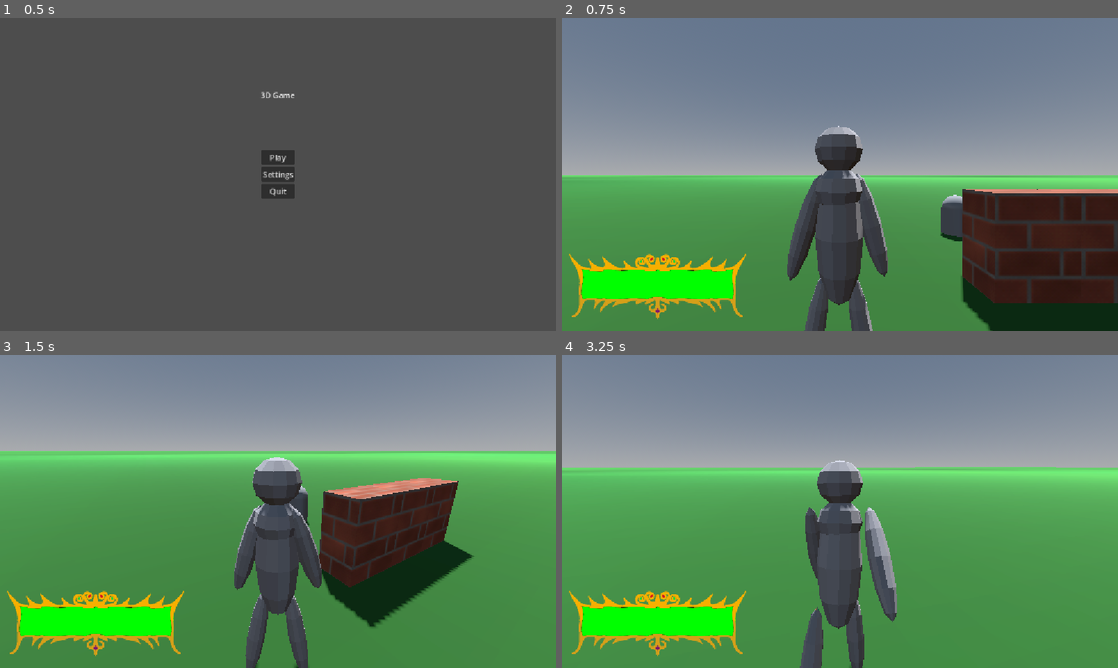
Above: before the commit, frames 1-4 (two rows, left to right).
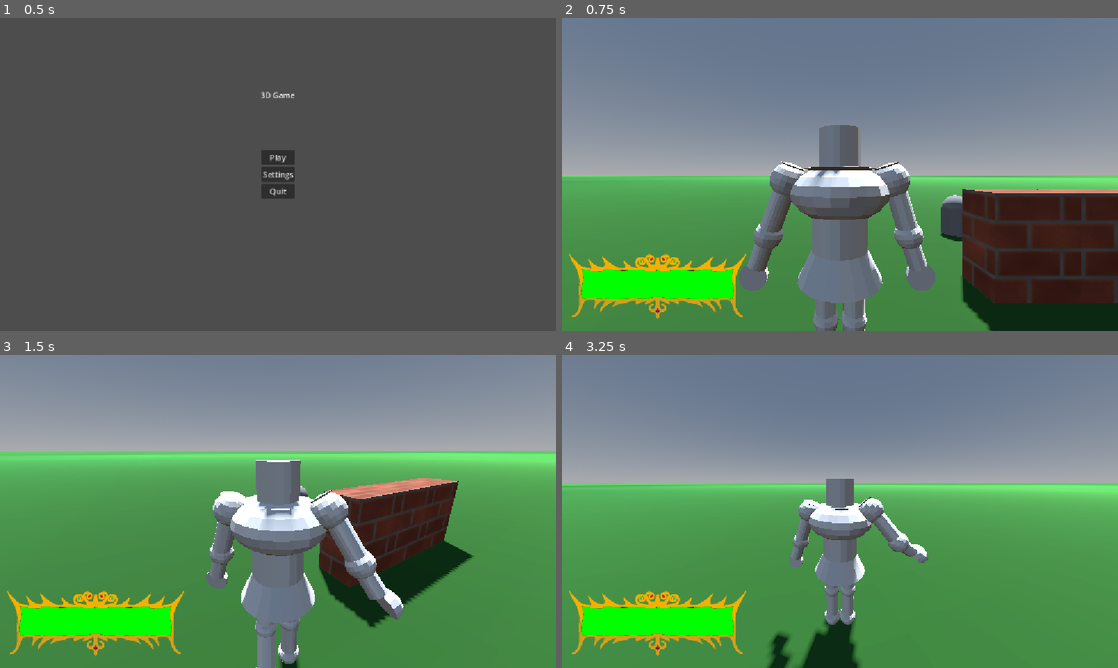
Above: after the commit, the same moments.

Repository: AttilaB-7299/3d-game
Game: Godot game, scene res://UI/Menu/main_menu.tscn
The game is run twice, just before and just after one commit, with the same random seed, the same clock (stepped at 60 frames per second) and the same inputs.
Inputs (mouse positions are in pixels of both pictures, inside the frame that each line leads up to):
- Up to frame 1 (0.5 s): no input
- Up to frame 2 (0.75 s): click "Play" at 0.5 s
- Up to frame 3 (1.5 s): tap Enter at 1.25 s; move the mouse to (305, 511) at 1.27 s; hold W (move forward) from 1.28 s (still down); click (305, 511) at 1.35 s
- Up to frame 4 (3.25 s): keep holding W (move forward); tap Space (jump) at 1.52, 2.27 s; move the mouse to (812, 511) at 2.02 s; click (812, 511) at 2.1 s; move the mouse to (851, 505) at 2.77 s; hold Shift (sprint) from 2.78 s (still down); click (851, 505) at 3.05 s

Frame 1 is identical in both runs. In frame 2, 11% of the frame differs, in the area x 31-68%, y 34-100%; in frame 3, 11%; in frame 4, 16%, in the area x 0-100%, y 28-100%.

Commit message:
changed player model and anims

Diff:
--- a/Models/Player/Player.tscn
+++ b/Models/Player/Player.tscn
@@ -2,8 +2,8 @@
 
 [ext_resource type="Script" uid="uid://bwhlp01lh32cj" path="res://Models/Player/player.gd" id="1_s0eop"]
 [ext_resource type="PackedScene" uid="uid://68swgx1edd4w" path="res://Scenes/killzone.tscn" id="2_xd66b"]
-[ext_resource type="PackedScene" uid="uid://bpqp0tjps22a" path="res://Models/Player/character.gltf" id="4_ijhft"]
 [ext_resource type="Script" uid="uid://i5md25ocnwgk" path="res://Scripts/camera_3d.gd" id="4_ude3g"]
+[ext_resource type="PackedScene" uid="uid://p3nbr81drdbc" path="res://Models/Player/KnightUnarmed.gltf" id="4_xd66b"]
 [ext_resource type="Script" uid="uid://pdpy5pvns4i1" path="res://Scripts/player_modeled.gd" id="5_5m70n"]
 
 [sub_resource type="BoxShape3D" id="BoxShape3D_8qdug"]
@@ -38,5 +38,6 @@
 transform = Transform3D(1, 0, 0, 0, 1, 0, 0, 0, 1, 0, 0.82348347, 0.9941026)
 script = ExtResource("4_ude3g")
 
-[node name="blockbench_export" parent="." unique_id=112132658 instance=ExtResource("4_ijhft")]
+[node name="blockbench_export" parent="." unique_id=1868142888 instance=ExtResource("4_xd66b")]
+transform = Transform3D(1.5, 0, 0, 0, 1.5, 0, 0, 0, 1.5, 0, 0, 0)
 script = ExtResource("5_5m70n")
--- a/Models/Player/player.gd
+++ b/Models/Player/player.gd
@@ -54,6 +54,8 @@
 	handleJump()
 	if Input.is_action_just_pressed("quit"):
 		get_tree().quit()
+	if Input.is_action_just_pressed("reload scene"):
+		get_tree().reload_current_scene()
 	# Get the input direction and handle the movement/deceleration.
 	#var input_dir := Input.get_vector("move left", "move right", "move forward", "move back")
 	#var direction := (transform.basis * Vector3(input_dir.x, 0, input_dir.y)).normalized()
@@ -79,7 +81,7 @@
 			return
 		hitting = true
 		var attack = attack_box as Killzone
-		blockbench_export._playAnim("attack")
+		blockbench_export._animBlend("attack", 0.2)
 		#should be the duration of anim
 		await get_tree().create_timer(0.5).timeout
 		print("ENABLE ATTACK")
@@ -103,7 +105,8 @@
 		#change this
 		pass
 	elif (!moving and !hitting):
-		blockbench_export._playAnim("default")
+		#blockbench_export._playAnim("default")
+		pass
 func handleJump():
 	if Input.is_action_just_pressed("jump") and (is_on_floor() || jumps < 3):
 		jumps += 1
@@ -119,7 +122,7 @@
 		moving = true
 		if (!hitting && !running):
 			blockbench_export._playAnim("walk")
-		elif (running):
+		elif (running && !hitting):
 			blockbench_export._playAnim("run")
 		velocity.x = direction.x * SPEED * sprintSpeed
 		velocity.z = direction.z * SPEED * sprintSpeed
--- a/Scripts/camera_3d.gd
+++ b/Scripts/camera_3d.gd
@@ -4,8 +4,11 @@
 # Called when the node enters the scene tree for the first time.
 func _ready() -> void:
 	pass # Replace with function body.
-
-
+@onready var player: Player = $"../../.."
 # Called every frame. 'delta' is the elapsed time since the previous frame.
 func _process(_delta: float) -> void:
+	if (player.running):
+		fov = 100
+	elif (!player.running):
+		fov = 75
 	pass
--- a/Scripts/player_modeled.gd
+++ b/Scripts/player_modeled.gd
@@ -4,18 +4,24 @@
 @onready var player: Player = $".."
 func _stopAnim():
 	animation_player.stop()
+func _animBlend(anim_name: String, blendTime: float):
+	if (anim_name == "attack"):
+		animation_player.play("hit", blendTime)
+	else:
+		animation_player.play(anim_name, blendTime)
 func _playAnim(anim_name: String):
 	var user = player as Player
-	var attack_count = user.attackAmount() +1
 	if (anim_name == animation_player.current_animation):
 		pass
 	elif (anim_name == "attack"):
-		if (attack_count > 1 and attack_count < 4):
-			animation_player.play("combo%s" % attack_count)
-			pass
-		else:
-			animation_player.play("hit")
-			pass
+		#var attack_count = user.attackAmount() +1
+		#if (attack_count > 1 and attack_count < 4):
+			#animation_player.play("combo%s" % attack_count)
+			#pass
+		#else:
+			#animation_player.play("hit")
+			#pass
+		animation_player.play("hit", 0.2)
 	else:
 		animation_player.stop()
 		animation_player.play(anim_name)
--- a/project.godot
+++ b/project.godot
@@ -127,6 +127,11 @@
 "events": [Object(InputEventKey,"resource_local_to_scene":false,"resource_name":"","device":-1,"window_id":0,"alt_press …(191 unchanged characters)…
 ]
 }
+"reload scene"={
+"deadzone": 0.2,
+"events": [Object(InputEventKey,"resource_local_to_scene":false,"resource_name":"","device":-1,"window_id":0,"alt_pressed":false,"shift_pressed":false,"ctrl_pressed":false,"meta_pressed":false,"pressed":false,"keycode":0,"physical_keycode":82,"key_label":0,"unicode":114,"location":0,"echo":false,"script":null)
+]
+}
 
 [physics]
 
Not shown, added: Models/Player/KnightUnarmed.gltf
Not shown, added: Models/Player/KnightUnarmed.gltf.import
